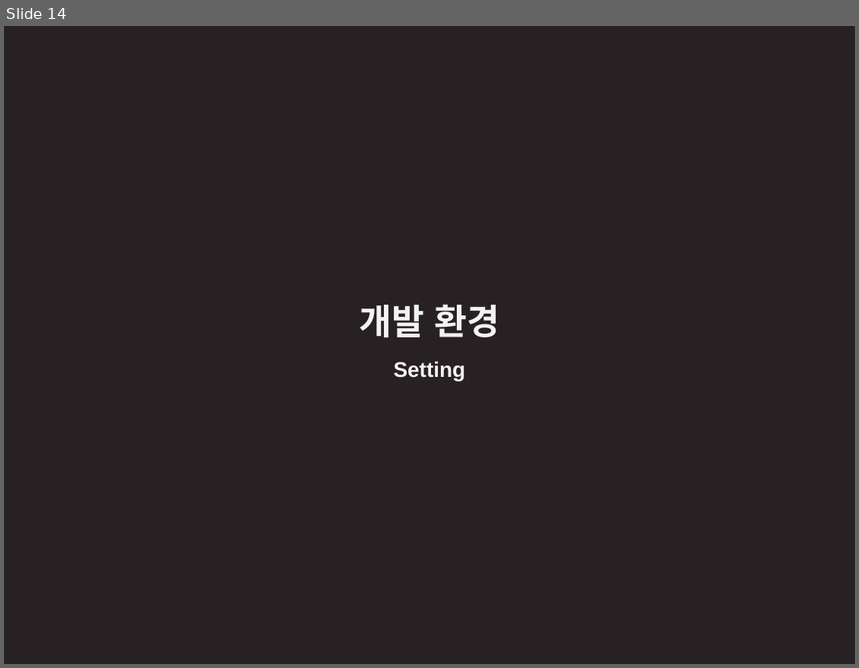
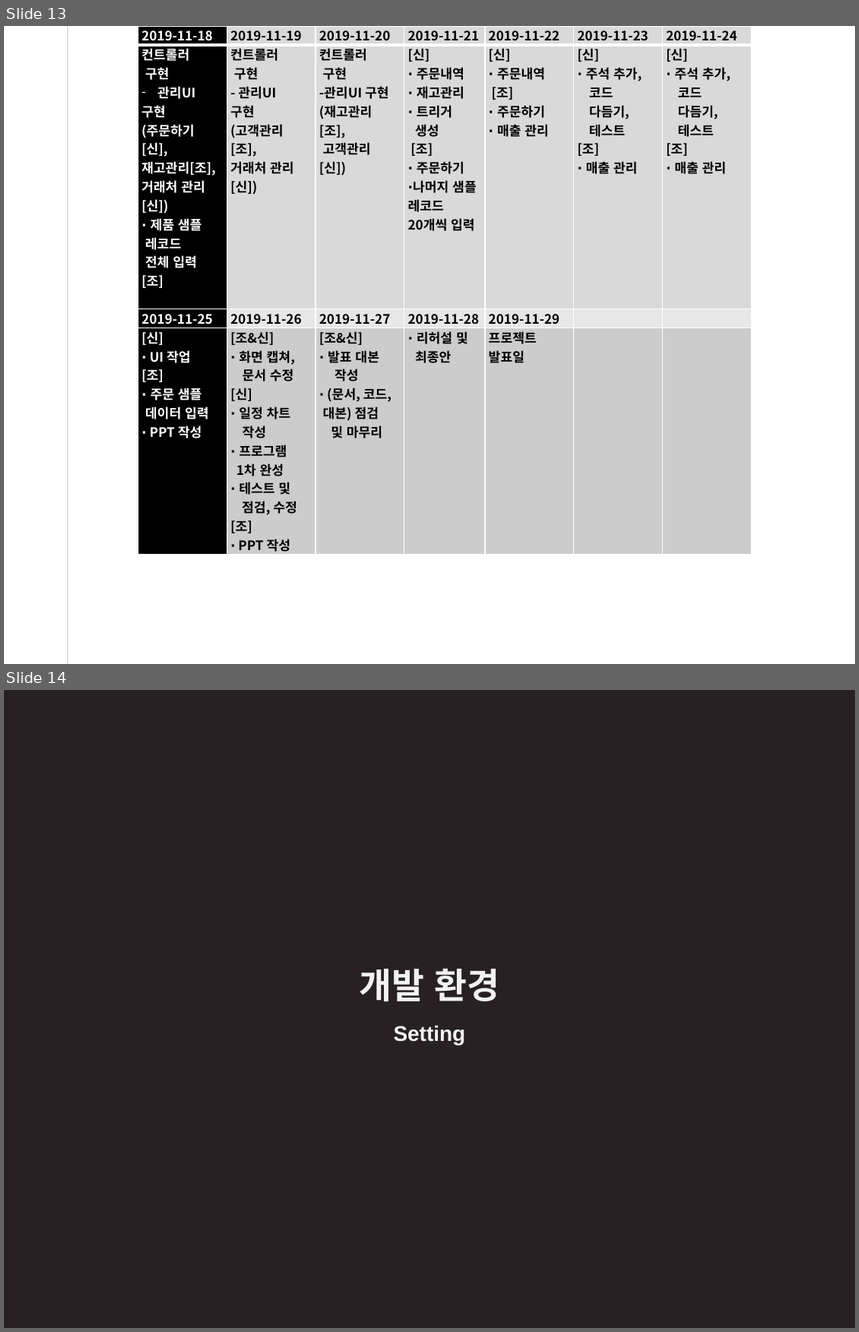
Before and after one commit to Dong-Jun-Shin/COMP_project, a slide deck: Document/DOC_source/ppt/pptTemp.pptx. Shown one above the other, each under a label of ours: slide 14 before the commit, slides 13 and 14 after it. The pictures are 859x668 and 859x1332 pixels, drawn with LibreOffice and Linux fonts; fonts in the diff are those of the drawing. Boxes give left, top, right and bottom in pixels: in the first picture for what was removed or moved away, otherwise in the second. Text is boxed around its words. In the diff, an @@ line names an element or a change of style, - is before the commit and + after.

Commit message:
19/11/26
ppt 작성중

```diff
--- a/Document/DOC_source/ppt/pptTemp.pptx
+++ b/Document/DOC_source/ppt/pptTemp.pptx
@@ slide 13 added at bbox=[4, 26, 855, 664], background #FFFFFF @@
@@ line added from (68, 26) to (68, 664), #A6A6A6 0.75 pt @@
@@ table added at bbox=[138, 26, 750, 558], 4 rows, 7 columns @@
+2019-11-18 | 2019-11-19 | 2019-11-20 | 2019-11-21 | 2019-11-22 | 2019-11-23 | 2019-11-24
+컨트롤러 / 구현 / 관리UI / 구현 / (주문하기 / [신], / 재고관리[조], / 거래처 관리 / [신]) / ∙ 제품 샘플 / 레코드 / 전체 입력 / [조] | 컨트롤러 / 구현 / - 관리UI / 구현 / (고객관리 / [조], / 거래처 관리 / [신]) | 컨트롤러 / 구현 / -관리UI 구현 / (재고관리 / [조], / 고객관리 / [신]) | [신] / ∙ 주문내역 / ∙ 재고관리 / ∙ 트리거 / 생성 / [조] / ∙ 주문하기 / ∙나머지 샘플 레코드 / 20개씩 입력 | [신] / ∙ 주문내역 / [조] / ∙ 주문하기 / ∙ 매출 관리 | [신] / ∙ 주석 추가, / 코드 / 다듬기, / 테스트 / [조] / ∙ 매출 관리 | [신] / ∙ 주석 추가, / 코드 / 다듬기, / 테스트 / [조] / ∙ 매출 관리
+2019-11-25 | 2019-11-26 | 2019-11-27 | 2019-11-28 | 2019-11-29 |  | 
+[신] / ∙ UI 작업 / [조] / ∙ 주문 샘플 / 데이터 입력 / ∙ PPT 작성 | [조&신] / ∙ 화면 캡쳐, / 문서 수정 / [신] / ∙ 일정 차트 / 작성 / ∙ 프로그램 / 1차 완성 / ∙ 테스트 및 / 점검, 수정 / [조] / ∙ PPT 작성 | [조&신] / ∙ 발표 대본 / 작성 / ∙ (문서, 코드, / 대본) 점검 / 및 마무리 | ∙ 리허설 및 / 최종안 | 프로젝트 / 발표일 |  | 
```
Also in this commit, not shown: 11 slides changed, 4 other slides added, 2 slides removed, 2 other files.
